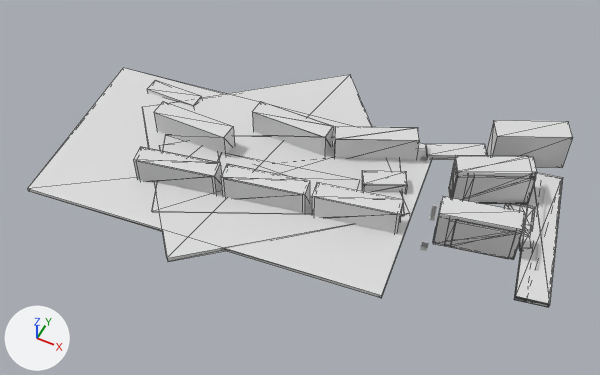
The FBX model AMA0072-Altum/assets/3d/Altum_Dummy.fbx, before and after one commit.
Rendered twice from a camera (50 mm lens) standing at (200.0, -357.0, 483.0) and looking at (8.0, 27.0, 3.0). The lights are fixed; the arrows at lower left show +X, +Y and +Z. The older version comes first. Mesh edges are drawn as thin lines on the coarser meshes.

Names of what the first picture shows: 'Box_AMA0064_UE1_ValleAlto_Revit_01_000', 'Box_AMA0064_UE1_ValleAlto_Revit_02_000', 'Box_AMA0064_UE1_ValleAlto_Revit_04_008', 'Box_AMA0064_UE1_ValleAlto_Revit_05_000', 'Box_AMA0064_UE1_ValleAlto_Revit_06_000', 'Box_AMA0064_Urbanismo_ValleAlto_Revit_001', 'Box_AMA0064_Urbanismo_ValleAlto_Revit_009', 'Box_AMA0064_Urbanismo_ValleAlto_Revit_010', 'Box_AMA0072_ALTUM_PLT_UE4_009', 'Box_AMA0072_ALTUM_UE1_015', 'Box_AMA0072_ALTUM_UE1_139', 'Box_AMA0072_ALTUM_UE1_180' and 24 more.
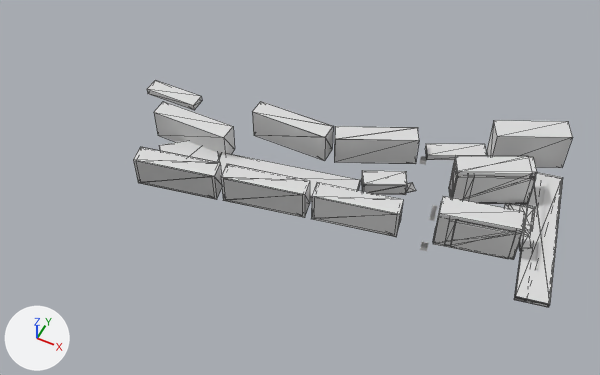
Location of each change, (x1, y1, x2, y2) in pixels of the pictures (600 x 375 px):
'Box_AMA0064_Urbanismo_ValleAlto_Revit_010', deleted
    before: (27, 68, 432, 298)
'Box_AMA0064_Urbanismo_ValleAlto_Revit_001', deleted
    before: (142, 74, 409, 262)
'Box_AMA0064_Urbanismo_ValleAlto_Revit_009', deleted
    before: (152, 134, 404, 216)

Patch to the scene script:
```diff
--- a/AMA0072-Altum/assets/3d/Altum_Dummy.fbx.py
+++ b/AMA0072-Altum/assets/3d/Altum_Dummy.fbx.py
@@ ob_box_ama0064_urbanismo_vallealto_revit_009 @@
-ob_box_ama0064_urbanismo_vallealto_revit_009 = bpy.data.objects.new('Box_AMA0064_Urbanismo_ValleAlto_Revit_009', me_scene)
-ob_box_ama0064_urbanismo_vallealto_revit_009.parent = ob_valle_alto_esquematico
-ob_box_ama0064_urbanismo_vallealto_revit_009.location = (-1184.0, 438.3, -3278.0)
-ob_box_ama0064_urbanismo_vallealto_revit_009.rotation_euler = (0.0, 0.444, 0.0)  # degrees (0, 25, 0)
-ob_box_ama0064_urbanismo_vallealto_revit_009.scale = (189.0, 0.815, 82.1)
@@ ob_box_ama0064_urbanismo_vallealto_revit_001 @@
-ob_box_ama0064_urbanismo_vallealto_revit_001 = bpy.data.objects.new('Box_AMA0064_Urbanismo_ValleAlto_Revit_001', me_scene)
-ob_box_ama0064_urbanismo_vallealto_revit_001.parent = ob_valle_alto_esquematico
-ob_box_ama0064_urbanismo_vallealto_revit_001.location = (-2863.0, 227.3, -4434.0)
-ob_box_ama0064_urbanismo_vallealto_revit_001.rotation_euler = (-1.571, 0.698, 0.0)  # degrees (-90, 40, 0)
-ob_box_ama0064_urbanismo_vallealto_revit_001.scale = (182.0, 164.0, 3.97)
@@ ob_box_ama0064_urbanismo_vallealto_revit_010 @@
-ob_box_ama0064_urbanismo_vallealto_revit_010 = bpy.data.objects.new('Box_AMA0064_Urbanismo_ValleAlto_Revit_010', me_scene)
-ob_box_ama0064_urbanismo_vallealto_revit_010.parent = ob_valle_alto_esquematico
-ob_box_ama0064_urbanismo_vallealto_revit_010.location = (-4586.0, 182.2, -2359.0)
-ob_box_ama0064_urbanismo_vallealto_revit_010.rotation_euler = (0.0, -3.034, 0.0)  # degrees (0, -174, 0)
-ob_box_ama0064_urbanismo_vallealto_revit_010.scale = (285.0, 3.13, 154.0)
```
